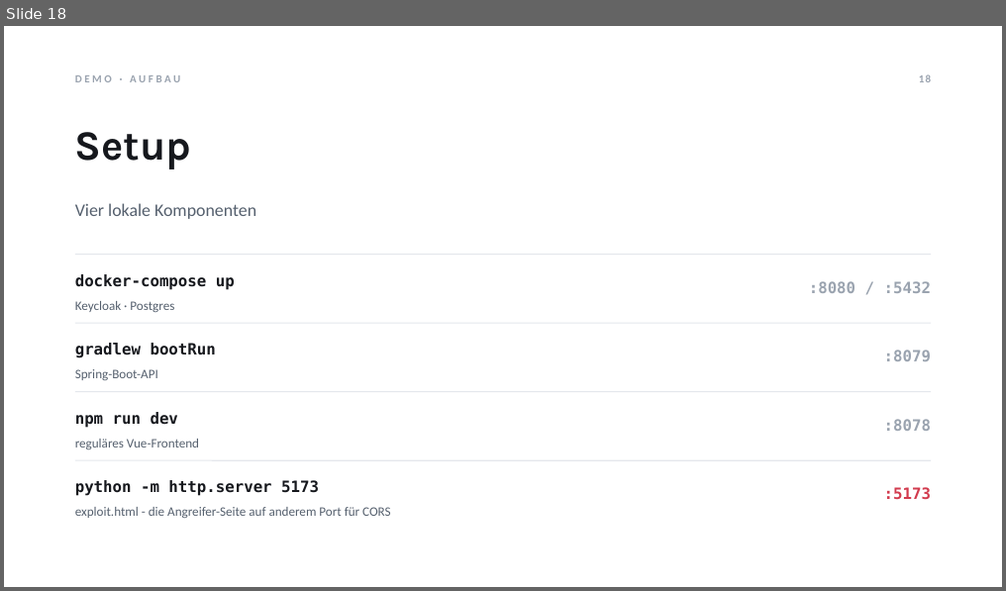
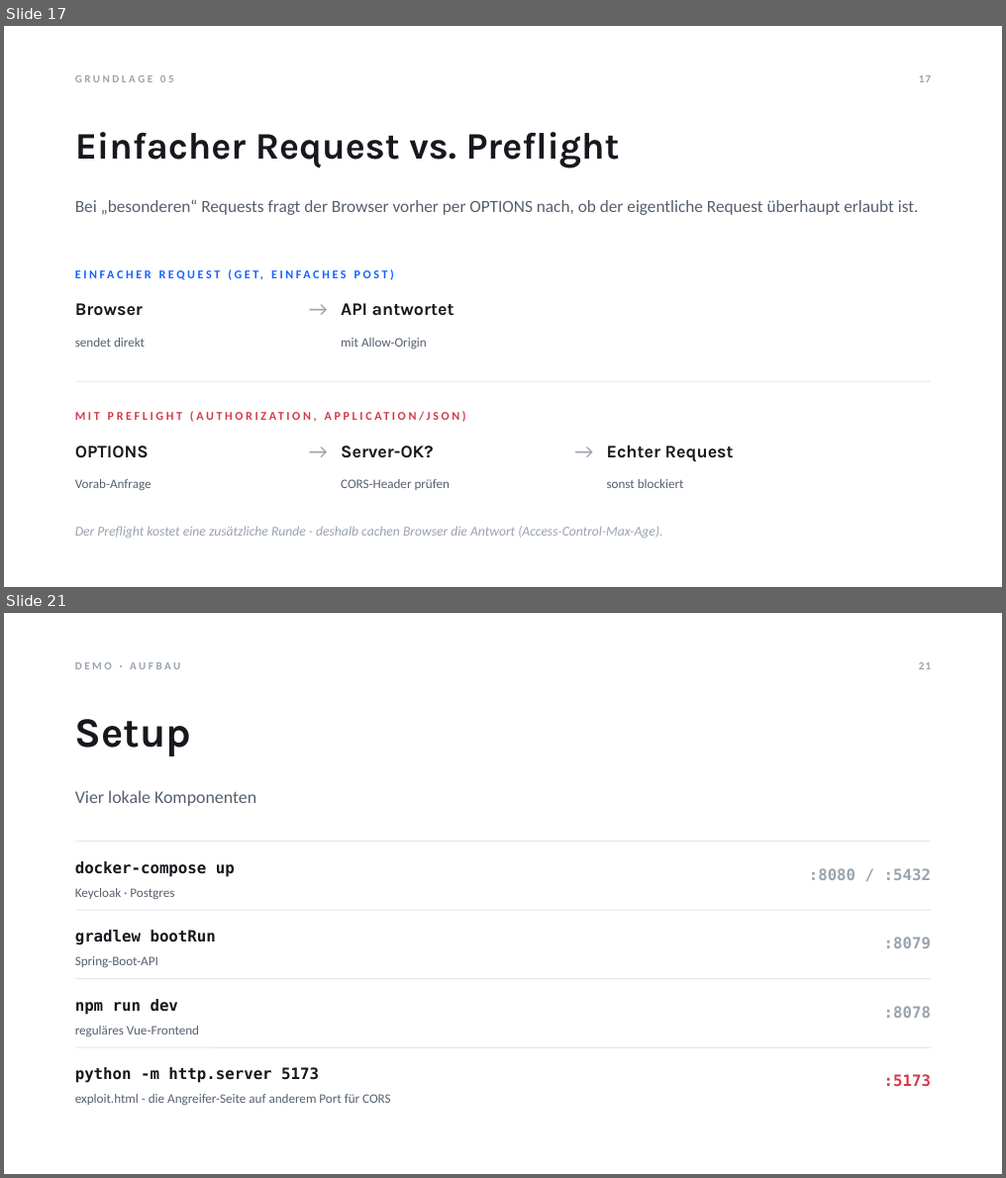
Before and after one commit to Tom-N-M/its-xss_and_cors, a slide deck: XSS-CORS-Praesentation.pptx. Shown one above the other, each under a label of ours: slide 18 before the commit, slides 17 and 21 after it; the slides between them are not shown. The pictures are 1006x591 and 1006x1178 pixels, drawn with LibreOffice and Linux fonts; fonts in the diff are those of the drawing. Boxes give left, top, right and bottom in pixels: in the first picture for what was removed or moved away, otherwise in the second. Text is boxed around its words. In the diff, an @@ line names an element or a change of style, - is before the commit and + after.

```diff
--- a/XSS-CORS-Praesentation.pptx
+++ b/XSS-CORS-Praesentation.pptx
@@ slide 17 added at box(4, 26, 1002, 587), background #FFFFFF @@
@@ text added at box(75, 76, 174, 82), 10.5 pt, text #9AA3AF, bold @@
+GRUNDLAGE 05
@@ page number added at box(919, 76, 931, 82), 10.5 pt, text #9AA3AF, bold @@
+17
@@ text added at box(75, 132, 400, 168), 11.5 pt, text #1463FF, bold @@
+EINFACHER REQUEST (GET, EINFACHES POST)
@@ text added at box(409, 132, 620, 168), 36 pt, text #16181D, bold @@
+Einfacher Request vs. Preflight
@@ text added at box(75, 200, 919, 215), 16.5 pt, text #55606E @@
+Bei „besonderen“ Requests fragt der Browser vorher per OPTIONS nach, ob der eigentliche Request überhaupt erlaubt ist.
@@ text added at box(300, 291, 338, 325), 20 pt, text #9AA3AF @@
+→
@@ text added at box(75, 303, 143, 316), 17 pt, text #16181D, bold @@
+Browser
@@ text added at box(341, 303, 454, 316), 17 pt, text #16181D, bold @@
+API antwortet
@@ text added at box(75, 338, 145, 347), 12.5 pt, text #55606E @@
+sendet direkt
@@ text added at box(341, 338, 427, 349), 12.5 pt, text #55606E @@
+mit Allow-Origin
@@ line added from (75, 381) to (931, 381), #E4E7EC 1 pt @@
@@ text added at box(300, 434, 338, 468), 20 pt, text #9AA3AF @@
+→
@@ text added at box(565, 434, 603, 468), 20 pt, text #9AA3AF @@
+→
@@ text added at box(75, 446, 149, 459), 17 pt, text #16181D, bold @@
+OPTIONS
@@ text added at box(341, 446, 433, 459), 17 pt, text #16181D, bold @@
+Server-OK?
@@ text added at box(607, 445, 734, 463), 17 pt, text #16181D, bold @@
+Echter Request
@@ text added at box(75, 479, 152, 490), 12.5 pt, text #55606E @@
+Vorab-Anfrage
@@ text added at box(341, 479, 450, 490), 12.5 pt, text #55606E @@
+CORS-Header prüfen
@@ text added at box(607, 479, 684, 488), 12.5 pt, text #55606E @@
+sonst blockiert
@@ text added at box(75, 526, 662, 538), 13 pt, text #9AA3AF, italic @@
+Der Preflight kostet eine zusätzliche Runde - deshalb cachen Browser die Antwort (Access-Control-Max-Age).
@@ text added at box(97, 527, 144, 538), 11.5 pt, text #D23B4E, bold @@
+MIT PREFLIGHT (AUTHORIZATION, APPLICATION/JSON)
@@ what was slide 18 is now slide 21 @@
@@ page number at box(919, 663, 931, 669): text changed @@
-18
+21
```
Also in this commit, not shown: 3 slides changed, 4 other slides added, 2 slides removed, 1 other file.
